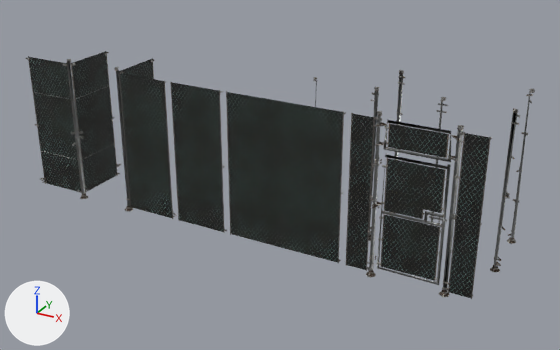
A saved change to the glTF model assets/models/polyhaven/modular_chainlink_fence.glb.
Before and after are seen from a camera (50 mm lens) standing at (4.01, -9.21, 5.87) and looking at (-1.6, 0.98, 0.78). Every picture has the same lights, and +X, +Y and +Z are marked at lower left. The picture after the commit comes second. Where no turn or scale is listed for an object, it has been applied to the vertices. Vertices at exactly the same position are counted once.

The first picture shows 'modular_chainlink_fence_door_gate', 'modular_chainlink_fence_door_latch'.
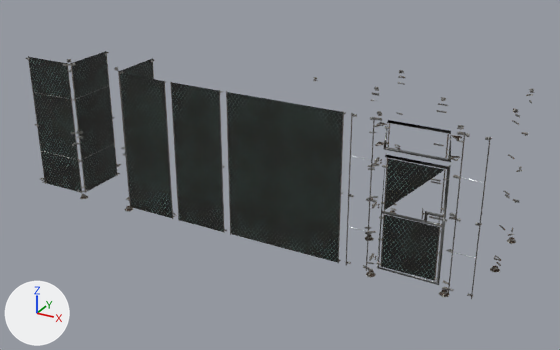
Diff of the bpy script that builds the scene:
```diff
--- a/assets/models/polyhaven/modular_chainlink_fence.glb.py
+++ b/assets/models/polyhaven/modular_chainlink_fence.glb.py
@@ me_cube_012 @@
 # used by ob_modular_chainlink_fence_door_latch; location = (-1.98, 1.0, 1.25)
-me_cube_012.from_pydata(...)  # 6374 vertices, 10722 faces; spans x -4.06..4.06, y -1.07..1.07, z -1.25..1.25
+me_cube_012.from_pydata(...)  # 6114 vertices, 10256 faces; spans x -4.06..4.06, y -1.07..1.07, z -1.25..1.25
+# me_cube_012 part 1: 10 loose pieces with 45 vertices, spanning x -3.03..4.02, y -1.03..1.04, z -1.2..1.21, are deleted
+# me_cube_012 part 2: 4 vertices moved within x 0.07..4.01, y -1.0..0.97, z -1.19..-0.08; 183 vertices removed from x -3.14..4.02, y -1.04..1.05, z -1.25..1.25
+# other edits to the shape of me_cube_012 do not show in these pictures
 me_cube_012.materials.append(mat_modular_chainlink_fence_posts)
@@ me_cylinder_140 @@
 # used by ob_modular_chainlink_fence_door_gate; location = (-2.0, 0.45, 1.24)
 # verts and faces of me_cylinder_140; kept vertices keep their numbers, new ones are numbered from 46
 # before: 0 (3.4, -0.45, -0.01) at pixel (440, 213), 1 (3.4, -0.45, 0.62) at pixel (445, 169), 2 (2.6, -0.45, 0.62) at pixel (387, 158), 3 (3.14, -0.45, -0.01) at pixel (422, 209), 4 (2.6, -0.45, -0.17) at pixel (384, 210)
 # before: 5 (3.14, -0.45, -0.17) at pixel (421, 218)
-me_cylinder_140.from_pydata(...)  # 46 vertices, 24 faces; spans x -3.93..3.93, y -0.48..0.48, z -1.17..1.17
+me_cylinder_140.from_pydata(...)  # 31 vertices, 15 faces; spans x -3.93..3.4, y -0.48..0.48, z -1.17..1.17
+# me_cylinder_140 part 3: the loose piece of 4 vertices spanning x 2.07..2.38, y -0.48, z -1.17..1.17 is deleted
+# me_cylinder_140 part 4: the loose piece of 4 vertices spanning x 2.6..3.4, y -0.45, z 0.78..1.11 is deleted
+# me_cylinder_140 part 5: the loose piece of 4 vertices spanning x 3.62..3.93, y -0.48, z -1.17..1.17 is deleted
+# me_cylinder_140 part 6
+delete_vertices([0, 3, 5])  # with the faces that use them
+faces += [(1, 2, 4)]
 me_cylinder_140.materials.append(mat_modular_chainlink_fence_wire)
```

Boxes (x1, y1, x2, y2) around the edits, measured in the pictures (560 x 350 px):
'modular_chainlink_fence_door_gate', reshaped (10% narrower, 7% shorter): before (29, 51, 489, 298); after (29, 51, 444, 280)
'modular_chainlink_fence_door_latch', reshaped: before (26, 52, 535, 299); after (26, 52, 534, 299)
part 1 of me_cube_012, deleted: before (67, 62, 530, 291)
part 2 of me_cube_012, cut back: before (72, 70, 535, 292)
part 3 of me_cylinder_140, deleted: before (347, 114, 374, 270)
part 4 of me_cylinder_140, deleted: before (389, 124, 448, 158)
part 5 of me_cylinder_140, deleted: before (449, 133, 489, 298)
part 6 of me_cylinder_140, cut back: before (385, 159, 444, 219); after (385, 159, 444, 210)
